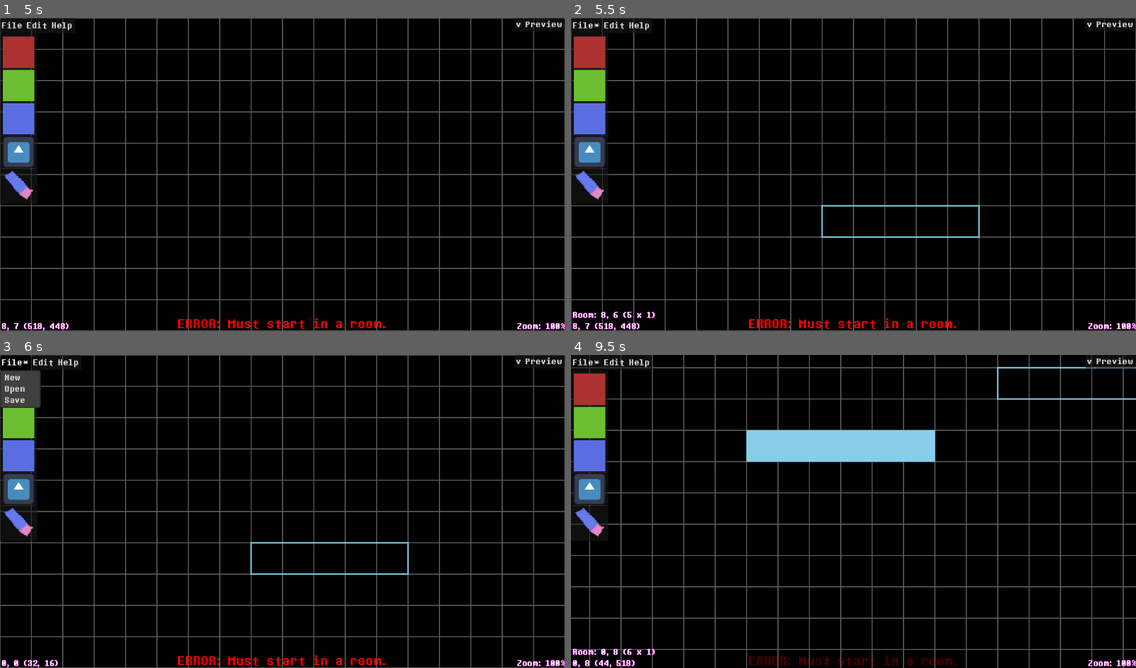
Above: before the commit, frames 1-4 (two rows, left to right).
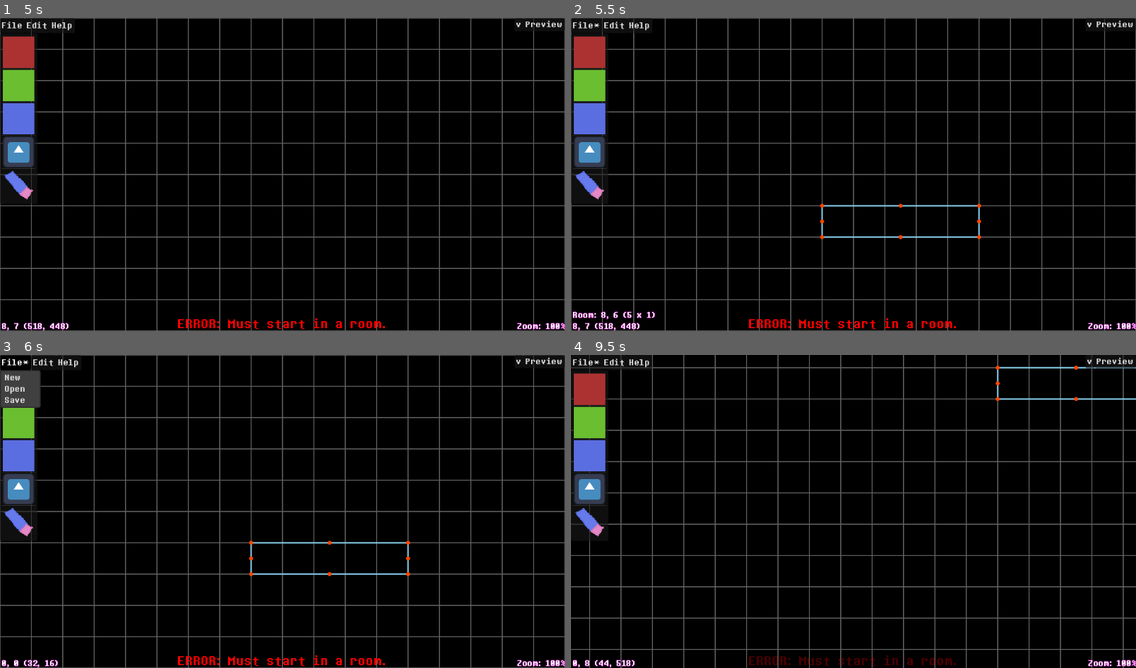
Above: after the commit, the same moments.

Repository: LunarTides/nutdealer
Game: Godot game, scene res://scenes/ui/creator/dark_world_ui.tscn
Same seed, same stepped clock (60 frames per second), same inputs: the game is played once before the commit and once after it. This scene is started directly instead of the project's main scene. The engine's default icon, where the game draws it, is replaced by a stand-in: a white triangle on a blue panel in a dark square.
Inputs (mouse positions are in pixels of both pictures, inside the frame that each line leads up to):
- Up to frame 1 (5 s): click "File" at 0.5 s; click "Edit" at 1.25 s; click "v" at 2 s; click "Preview" at 2.75 s; click "Help" at 3.5 s; tap Enter at 4.25 s; move the mouse to (254, 237) at 4.27 s; hold Shift (editor_pan_speed_up) from 4.28 s (still down); tap Z (interact) at 4.35 s; click (254, 237) at 4.42 s
- Up to frame 2 (5.5 s): release Shift (editor_pan_speed_up) at 5 s; tap Space at 5 s; drag from (1023, 221) to (825, 237) at 5.02 s
- Up to frame 3 (6 s): click "File*" at 5.75 s
- Up to frame 4 (9.5 s): tap Enter at 6.5 s; move the mouse to (684, 464) at 6.52 s; hold A (editor_pan_left) 6.53-7.25 s; tap Z (interact) at 6.6, 8.1 s; click (684, 464) at 6.67 s; drag from (881, 511) to (684, 464) at 7.27 s; move the mouse to (768, 433) at 8.02 s; hold S (editor_pan_down) 8.03-8.75 s; click (768, 433) at 8.17 s; drag from (977, 495) to (768, 433) at 8.77 s

Frame 1 is identical in both runs. In frame 2, less than 0.1% of the frame differs, in the area x 44-73%, y 59-71%; in frame 3, less than 0.1%; in frame 4, 3.7%, in the area x 0-90%, y 3-97%.

Commit message:
Add resizing rooms
Closes #3

Diff:
--- a/scenes/ui/creator/dark_world_ui.gd
+++ b/scenes/ui/creator/dark_world_ui.gd
@@ -135,14 +135,13 @@
 
 func handle_room_coords_label() -> void:
 	var bounds: Rect2i
-	var mouse_room_index: int = Room.position_to_room_index(Global.mouse_position)
 
 	# If we're creating a room.
 	if CreatorRoomManipulation.new_room_created:
 		bounds = Room.bounds[CreatorRoomManipulation.new_room_index]
 	# If we're hovering over a room.
-	elif mouse_room_index != -1:
-		bounds = Room.bounds[mouse_room_index]
+	elif CreatorRoomManipulation.hovering != -1:
+		bounds = Room.bounds[CreatorRoomManipulation.hovering]
 
 	if not bounds:
 		room_coords_label.modulate.a = 0.0
--- a/scenes/ui/creator/room_outlines.gd
+++ b/scenes/ui/creator/room_outlines.gd
@@ -1,10 +1,16 @@
 extends Node2D
 
 const ROOM_ACTIONS: PackedScene = preload("uid://cde6f8eqmtpcb")
+
+@export var handle_size: int = 4:
+	set(value):
+		handle_size = value
+		queue_redraw()
 
 var hovering: int = -1:
 	set(value):
 		hovering = value
+		CreatorRoomManipulation.hovering = hovering
 
 		if hovering == -1:
 			# Not hovering. Show on top of tiles.
@@ -14,6 +20,13 @@
 			z_index = -3
 
 		queue_redraw()
+var hovering_handle: Vector2 = Vector2.ZERO:
+	set(value):
+		hovering_handle = value
+		queue_redraw()
+		set_hovering_handle_cursor_shape()
+
+		CreatorRoomManipulation.hovering_handle = hovering_handle
 var actions: PanelContainer
 
 # Called when the node enters the scene tree for the first time.
@@ -62,6 +75,8 @@
 	if hovering != room_index:
 		hovering = room_index
 
+	check_hovering_handle()
+
 func _unhandled_input(event: InputEvent) -> void:
 	if Creator.mode != Creator.Mode.None:
 		# We're in some kind of mode. Remove hovering state.
@@ -74,7 +89,7 @@
 		if event.button_index == MOUSE_BUTTON_LEFT and is_instance_valid(actions) and not actions.get_global_rect().has_point(Global.mouse_position):
 			actions.queue_free()
 
-		if hovering != -1:
+		if hovering != -1 and not hovering_handle:
 			if event.button_index == MOUSE_BUTTON_LEFT and event.pressed:
 				handle_click()
 
@@ -86,10 +101,25 @@
 		if bound.size.x >= Global.screen_size_coords.x and bound.size.y >= Global.screen_size_coords.y:
 			color = Color.YELLOW
 
-		var filled: bool = hovering == i
+		var filled: bool = hovering == i and not hovering_handle
 		var width: int = -1 if filled else 3
 
-		draw_rect(Room.coords_to_position(bound), color, filled, width, true)
+		var rect: Rect2 = Room.coords_to_position(bound)
+		draw_rect(rect, color, filled, width, true)
+
+		# Draw corner handles
+		var handle_color: Color = Color.ORANGE_RED
+
+		draw_circle(rect.position, handle_size, handle_color)
+		draw_circle(rect.position + Vector2(rect.size.x, 0), handle_size, handle_color)
+		draw_circle(rect.position + Vector2(0, rect.size.y), handle_size, handle_color)
+		draw_circle(rect.position + rect.size, handle_size, handle_color)
+
+		# Draw side handles
+		draw_circle(rect.position + Vector2(0, rect.size.y / 2), handle_size, handle_color)
+		draw_circle(rect.position + Vector2(rect.size.x / 2, 0), handle_size, handle_color)
+		draw_circle(rect.position + Vector2(rect.size.x, rect.size.y / 2), handle_size, handle_color)
+		draw_circle(rect.position + Vector2(rect.size.x / 2, rect.size.y), handle_size, handle_color)
 
 func handle_click() -> void:
 	if is_instance_valid(actions):
@@ -103,3 +133,69 @@
 		actions.queue_free()
 	)
 	add_child(actions)
+
+func check_hovering_handle() -> void:
+	# Check if the user is hovering over any of the handles.
+	# Sets the `hovering` and `hovering_handle` variables if so.
+	hovering_handle = Vector2.ZERO
+
+	var mouse_pos: Vector2 = Global.mouse_position
+
+	var top_left: Vector2 =     Vector2(-1, -1)
+	var top: Vector2 =          Vector2(0, -1)
+	var top_right: Vector2 =    Vector2(1, -1)
+	var right: Vector2 =        Vector2(1, 0)
+	var bottom_right: Vector2 = Vector2(1, 1)
+	var bottom: Vector2 =       Vector2(0, 1)
+	var bottom_left: Vector2 =  Vector2(-1, 1)
+	var left: Vector2 =         Vector2(-1, 0)
+
+	for i: Vector2 in [top_left, top, top_right, right, bottom_right, bottom, bottom_left, left]:
+		var pos: Vector2 = mouse_pos - i * handle_size
+		var room: int = Room.position_to_room_index(pos)
+		if room == -1:
+			continue
+
+		var bounds: Rect2i = Room.bounds[room]
+		var rect: Rect2i = Room.coords_to_position(bounds)
+
+		# 1 -> rect.size
+		# 0 -> rect.size / 2
+		# -1 -> 0
+		var size: Vector2i = Vector2i(0, 0)
+
+		if i.x == 1:
+			size.x = rect.size.x
+		elif i.x == 0:
+			@warning_ignore("integer_division")
+			size.x = rect.size.x / 2
+
+		if i.y == 1:
+			size.y = rect.size.y
+		elif i.y == 0:
+			@warning_ignore("integer_division")
+			size.y = rect.size.y / 2
+
+		var distance: float = pos.distance_to(rect.position + size)
+		if distance <= handle_size * 2:
+			hovering = room
+			hovering_handle = i
+			break
+
+func set_hovering_handle_cursor_shape() -> void:
+	if not hovering_handle:
+		Input.set_default_cursor_shape(Input.CURSOR_ARROW)
+		return
+
+	# Horizontal
+	if hovering_handle == Vector2(1, 0) or hovering_handle == Vector2(-1, 0):
+		Input.set_default_cursor_shape(Input.CURSOR_HSIZE)
+	# Vertical
+	elif hovering_handle == Vector2(0, 1) or hovering_handle == Vector2(0, -1):
+		Input.set_default_cursor_shape(Input.CURSOR_VSIZE)
+	# Top-right and bottom-left
+	elif hovering_handle == Vector2(-1, -1) or hovering_handle == Vector2(1, 1):
+		Input.set_default_cursor_shape(Input.CURSOR_FDIAGSIZE)
+	# Top-left and bottom-right
+	elif hovering_handle == Vector2(1, -1) or hovering_handle == Vector2(-1, 1):
+		Input.set_default_cursor_shape(Input.CURSOR_BDIAGSIZE)
--- a/scripts/creator/room_manipulation.gd
+++ b/scripts/creator/room_manipulation.gd
@@ -6,6 +6,22 @@
 var new_room_previous_pos: Vector2
 var new_room_created: bool = false
 var new_room_index: int = -1
+
+var hovering: int = -1:
+	set(value):
+		if not handle_lock:
+			hovering = value
+var hovering_handle: Vector2:
+	set(value):
+		if not handle_lock:
+			hovering_handle = value
+var handle_lock: bool = false:
+	set(value):
+		handle_lock = value
+
+		if not handle_lock:
+			hovering = -1
+			hovering_handle = Vector2.ZERO
 
 # Called when the node enters the scene tree for the first time.
 func _ready() -> void:
@@ -41,15 +57,22 @@
 			if not event.relative.is_zero_approx():
 				var mouse_pos: Vector2 = Global.mouse_position
 				var room_index: int = Room.position_to_room_index(mouse_pos)
-				if room_index == -1 or new_room_created:
+				if hovering == -1 and room_index == -1 or new_room_created:
 					# If no room or creating new room.
 					handle_new_room(event)
 				else:
 					# Existing room.
-					pass
+					if hovering_handle:
+						handle_lock = true
+						handle_resize_room(event)
 
 	if event is InputEventMouseButton:
 		if event.button_index == MOUSE_BUTTON_LEFT and event.is_released():
+			if hovering_handle:
+				cleanup_broken_room(hovering)
+			handle_lock = false
+
+			new_room_start_pos = Vector2.ZERO
 			cleanup_new_room()
 
 func handle_new_room(event: InputEventMouseMotion) -> void:
@@ -79,18 +102,49 @@
 	if not new_room_created:
 		return
 
-	# Delete room if it's invalid. (Too small.)
-	var start_coords: Vector2i = Global.position_to_coords(new_room_start_pos)
-	var end_coords: Vector2i = Global.position_to_coords(new_room_previous_pos)
-	var bounds: Rect2i = Room.bounds[new_room_index]
-
-	if (start_coords - end_coords).abs() <= Vector2i(1, 1) or bounds.size.x <= 0 or bounds.size.y <= 0:
-		# Don't delete invalid room.
-		if new_room_index != -1:
-			Room.delete_room(new_room_index)
+	cleanup_broken_room(new_room_index)
 
 	# Clear variables.
 	new_room_start_pos = Vector2.ZERO
 	new_room_previous_pos = Vector2.ZERO
 	new_room_created = false
 	new_room_index = -1
+
+func cleanup_broken_room(room_index: int) -> void:
+	# Delete room if it's invalid. (Too small.)
+	var start_coords: Vector2i = Global.position_to_coords(new_room_start_pos)
+	var end_coords: Vector2i = Global.position_to_coords(new_room_previous_pos)
+	var bounds: Rect2i = Room.bounds[room_index]
+
+	if (start_coords - end_coords).abs() <= Vector2i(1, 1) or bounds.size.x <= 0 or bounds.size.y <= 0:
+		# Don't delete invalid room.
+		if room_index != -1:
+			Room.delete_room(room_index)
+
+func handle_resize_room(event: InputEventMouseMotion) -> void:
+	var mouse_pos: Vector2 = Global.mouse_position
+	var bounds: Rect2i = Room.bounds[hovering]
+
+	if not new_room_start_pos:
+		# Set the corner to resize from based on the handle position.
+		var size: Vector2i = Vector2i(0, 0)
+		if hovering_handle.x == -1:
+			size.x = bounds.size.x
+		if hovering_handle.y == -1:
+			size.y = bounds.size.y
+
+		new_room_start_pos = bounds.position + size
+
+	var start_coords: Vector2i = new_room_start_pos
+	var current_coords: Vector2i = Global.position_to_coords(mouse_pos)
+
+	# Lock the resize axis if using the non-diagonal handles.
+	if hovering_handle.x == 0:
+		current_coords.x = start_coords.x + bounds.size.x
+	if hovering_handle.y == 0:
+		current_coords.y = start_coords.y + bounds.size.y
+
+	var rect: Rect2i = Rect2i(start_coords, current_coords - start_coords)
+	Room.update_room(hovering, rect)
+
+	new_room_previous_pos = mouse_pos
--- a/scripts/game/room.gd
+++ b/scripts/game/room.gd
@@ -26,7 +26,7 @@
 	Creator.make_dirty()
 	return index
 
-func update_room(index: int, rect: Rect2i) -> void:
+func update_room(index: int, rect: Rect2i, move_tiles: bool = false) -> void:
 	var old: Rect2i = bounds.get(index)
 	if not old:
 		return
@@ -45,6 +45,11 @@
 	bounds[index] = rect
 	room_updated.emit(index, old, rect)
 	Creator.make_dirty()
+
+	if move_tiles:
+		Game.tiles.call_inside_room(index, func(tile: Tile) -> void:
+			tile.coords += rect.size - old.size
+		)
 
 func delete_room(index: int) -> int:
 	bounds.remove_at(index)
